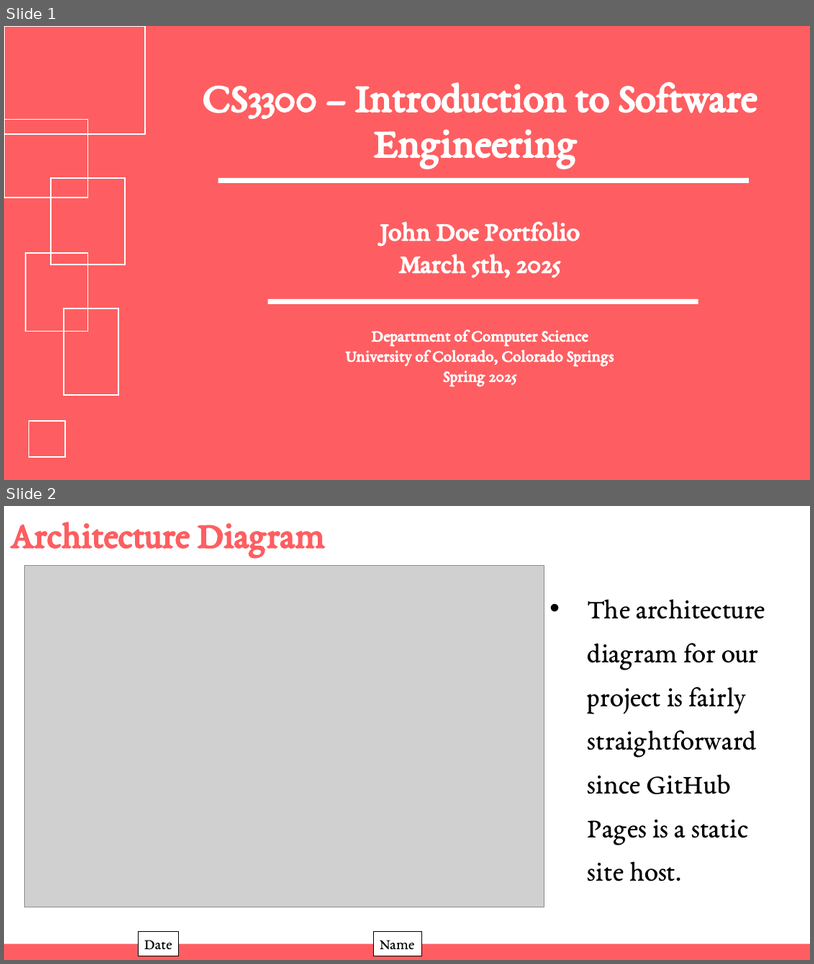
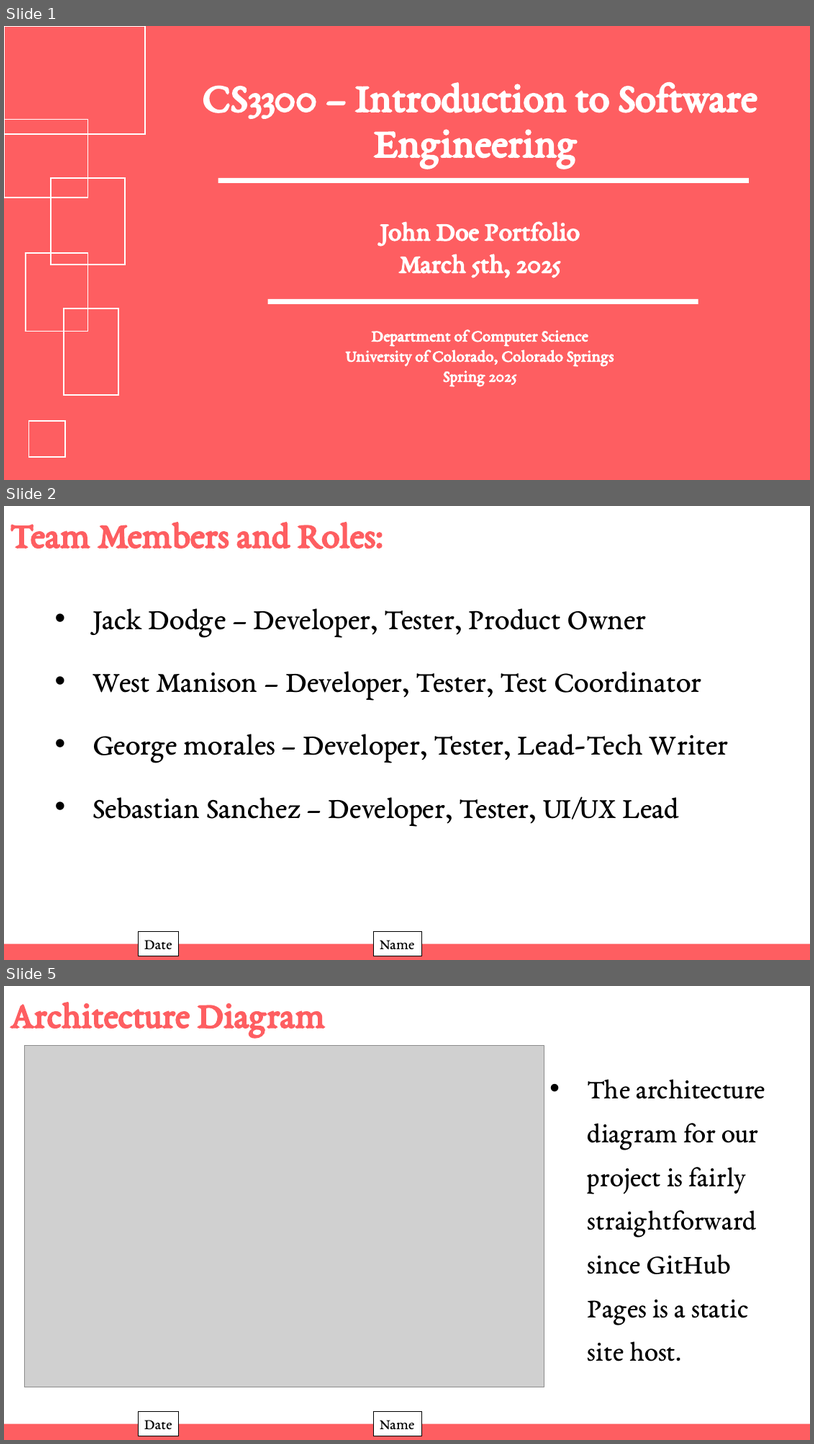
Before and after one commit to WManison/WManison.github.io, a slide deck: docs/CS3300 – Introduction to Software Engineering - Final.pptx. Shown one above the other, each under a label of ours: slides 1 and 2 before the commit, slides 1, 2 and 5 after it; the slides between them are not shown. The pictures are 814x964 and 814x1444 pixels, drawn with LibreOffice and Linux fonts; fonts in the diff are those of the drawing; grey boxes stand for pictures. Boxes give left, top, right and bottom in pixels: in the first picture for what was removed or moved away, otherwise in the second. Text is boxed around its words. In the diff, an @@ line names an element or a change of style, - is before the commit and + after.

```diff
--- a/docs/CS3300 – Introduction to Software Engineering - Final.pptx
+++ b/docs/CS3300 – Introduction to Software Engineering - Final.pptx
@@ slide 2 added at (4, 506, 810, 960), background #FFFFFF @@
@@ title added at (10, 522, 383, 549), 44 pt, text #FE5E61, bold @@
+Team Members and Roles:
@@ text added at (93, 608, 729, 826), 36 pt, text #000000 @@
+• Jack Dodge – Developer, Tester, Product Owner
+• West Manison – Developer, Tester, Test Coordinator
+• George morales – Developer, Tester, Lead-Tech Writer
+• Sebastian Sanchez – Developer, Tester, UI/UX Lead
@@ rectangle added at (139, 932, 179, 955), fill #FFFFFF, outline #000000 0.75 pt, 18 pt, text #000000 @@
+Date
@@ rectangle added at (374, 932, 422, 955), fill #FFFFFF, outline #000000 0.75 pt, 18 pt, text #000000 @@
+Name
@@ rectangle added at (4, 943, 810, 960), fill #FE5E61 @@
@@ what was slide 2 is now slide 5 @@
```
Also in this commit, not shown: 13 other slides added, 1 slide removed.
